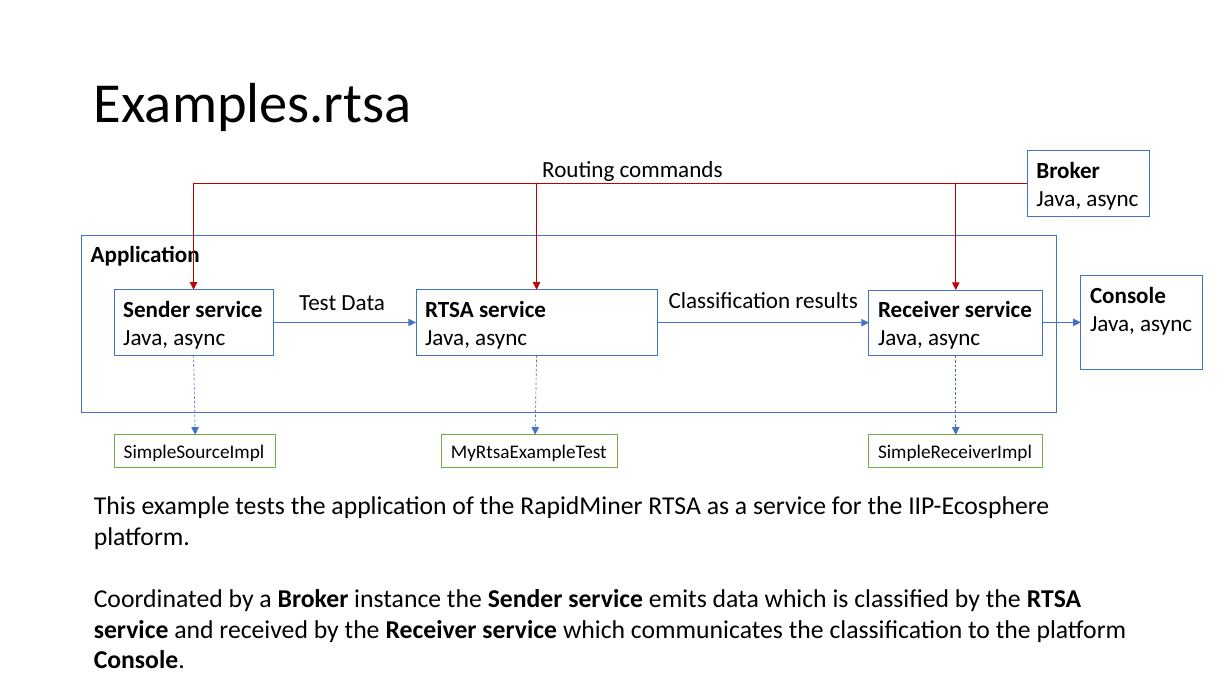
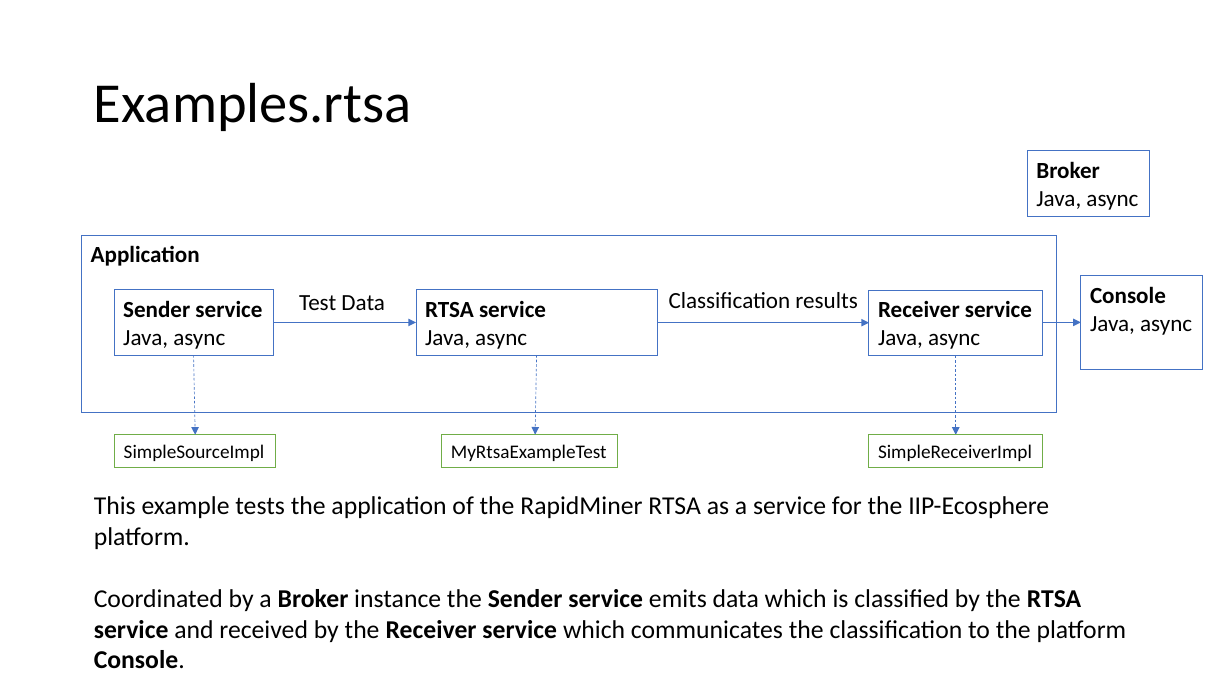
Before and after one commit to iip-ecosphere/platform, a slide deck: slide 1 of platform/examples/examples.rtsa/docs/Examples_RTSA.pptx. Drawn at 1232x693 pixels with LibreOffice and Linux fonts; fonts in the diff are those of the drawing. Boxes give left, top, right and bottom in pixels: in the first picture for what was removed or moved away, otherwise in the second. Text is boxed around its words. In the diff, an @@ line names an element or a change of style, - is before the commit and + after.

Commit message:
changed slides

```diff
--- a/platform/examples/examples.rtsa/docs/Examples_RTSA.pptx
+++ b/platform/examples/examples.rtsa/docs/Examples_RTSA.pptx
@@ text removed at (x1=542, y1=161, x2=723, y2=184) @@
-Routing commands
@@ elbow arrow removed from (1028, 184) to (194, 290) @@
@@ elbow arrow removed from (1028, 184) to (537, 290) @@
@@ elbow arrow removed from (1028, 184) to (956, 290) @@
```
Also in this commit, not shown: 1 other file.
